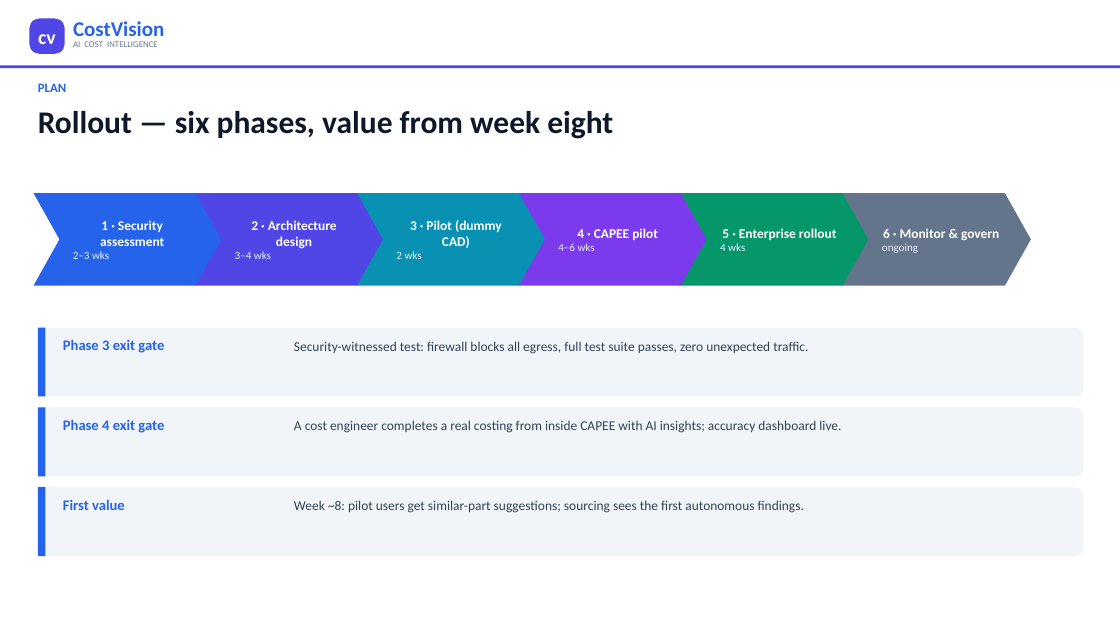
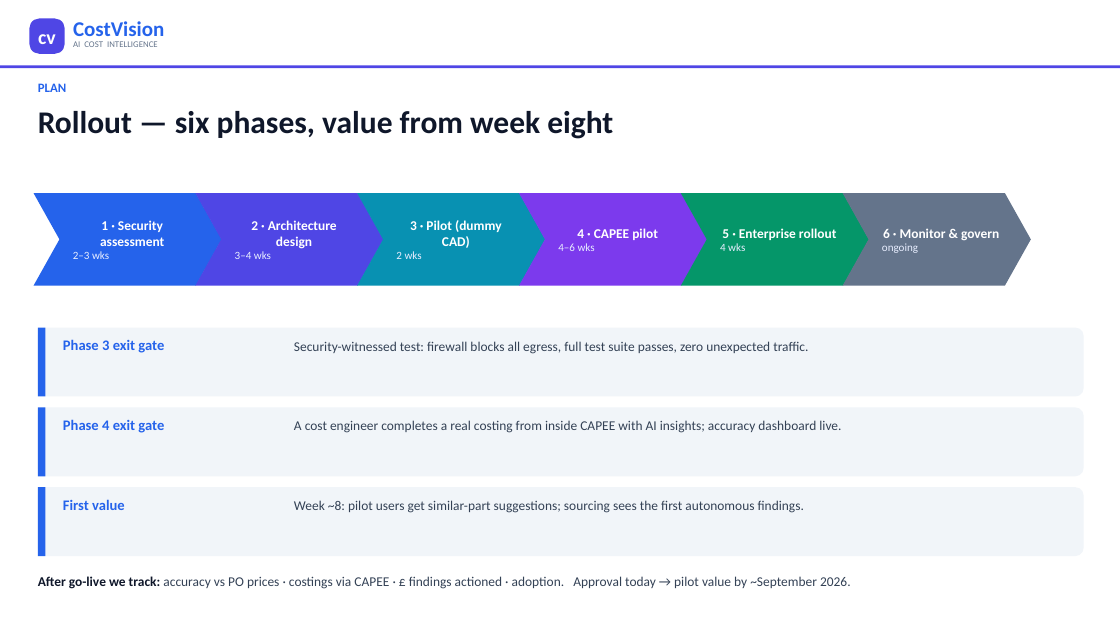
Before and after one commit to bhosaleavinash546/leamington-marathi, a slide deck: slide 13 of CostVision-Implementation-Blueprint.pptx. Drawn at 1120x630 pixels with LibreOffice and Linux fonts; fonts in the diff are those of the drawing. Boxes give left, top, right and bottom in pixels: in the first picture for what was removed or moved away, otherwise in the second. Text is boxed around its words. In the diff, an @@ line names an element or a change of style, - is before the commit and + after.

```diff
--- a/CostVision-Implementation-Blueprint.pptx
+++ b/CostVision-Implementation-Blueprint.pptx
@@ text added at (38,576,851,589), 11.5 pt, text #334155 @@
+After go-live we track: accuracy vs PO prices · costings via CAPEE · £ findings actioned · adoption. Approval today → pilot value by ~September 2026.
```
Also in this commit, not shown: 3 slides added, 2 other files.
